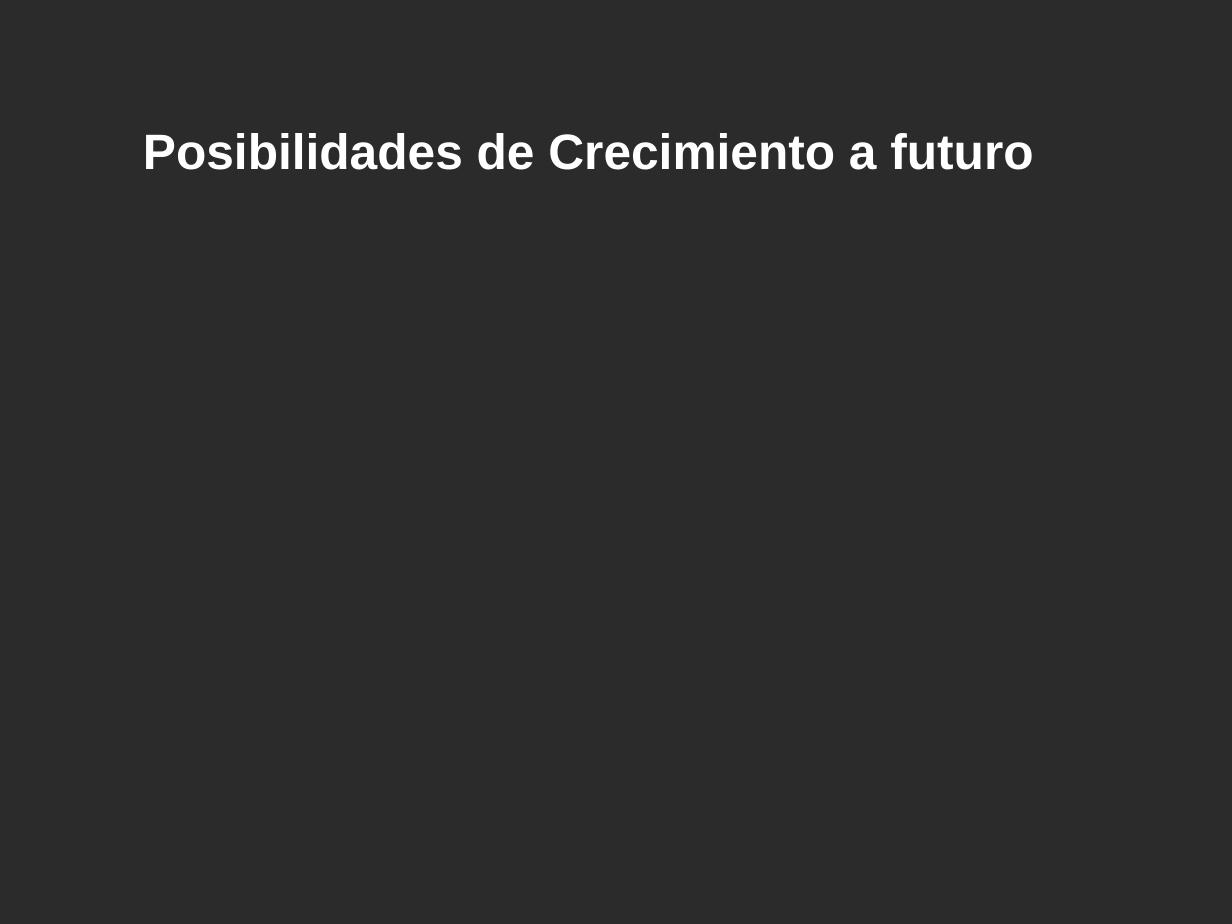
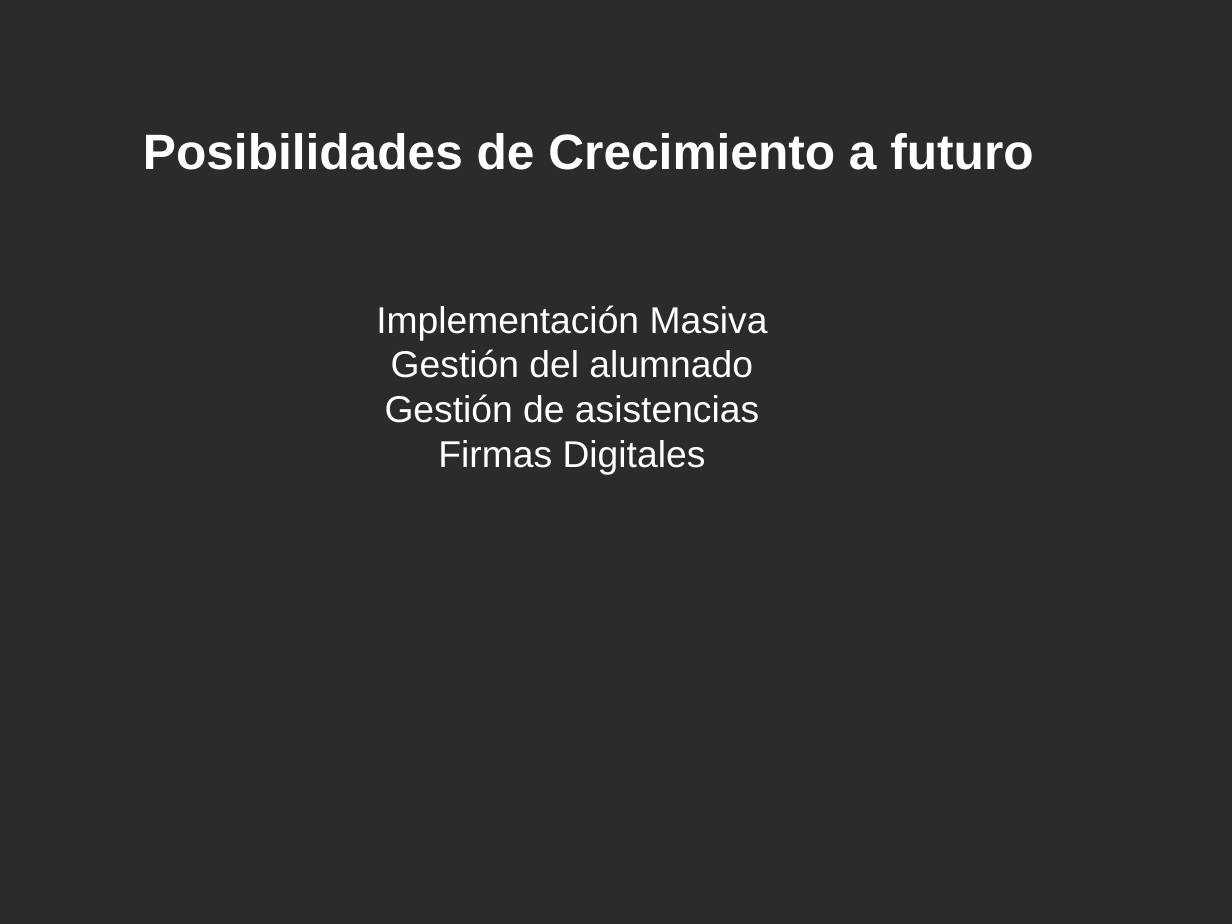
Before and after one commit to Estudiantina/Estudiantina, a slide deck: slide 14 of documentacion/presentacion/presentacion.odp. Drawn at 1232x924 pixels with LibreOffice and Linux fonts; fonts in the diff are those of the drawing; background and template pictures are left out; a plain dark background stands for a picture behind light text. Boxes give left, top, right and bottom in pixels: in the first picture for what was removed or moved away, otherwise in the second. Text is boxed around its words. In the diff, an @@ line names an element or a change of style, - is before the commit and + after.

```diff
--- a/documentacion/presentacion/presentacion.odp
+++ b/documentacion/presentacion/presentacion.odp
@@ text added at (376,305,768,475), 24 pt, text #FFFFFF @@
+Implementación Masiva
+Gestión del alumnado
+Gestión de asistencias
+Firmas Digitales
```
Also in this commit, not shown: 4 other slides changed.
